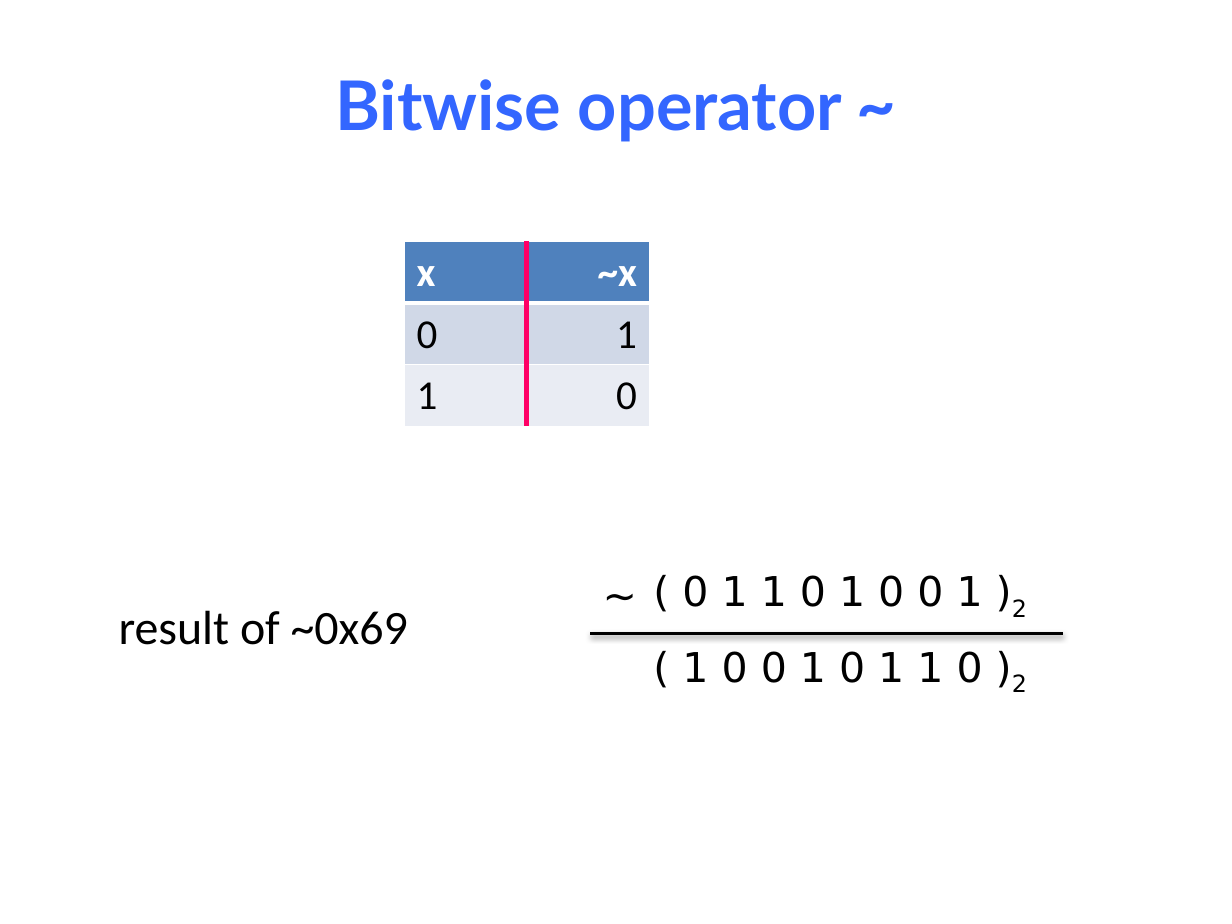
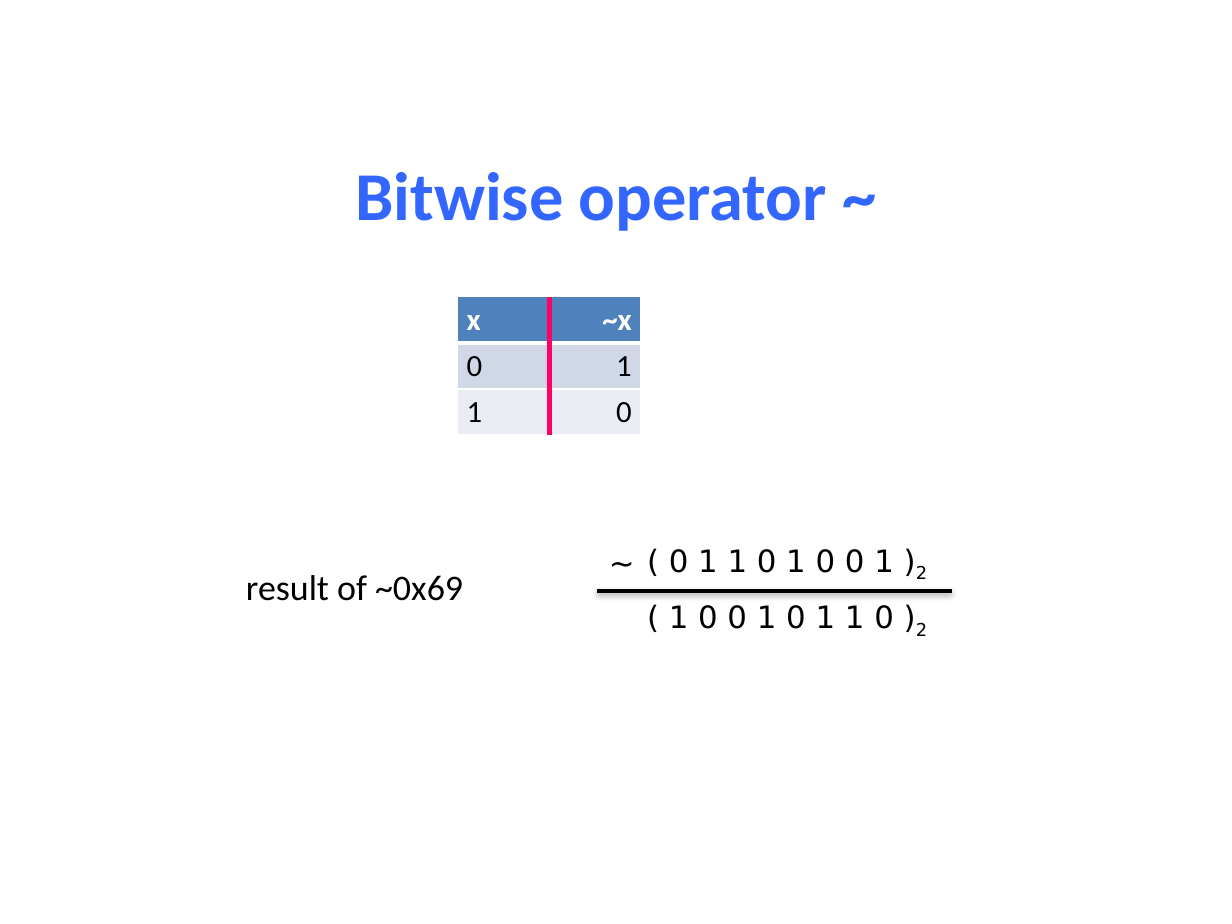
Before and after one commit to NYU-CSO/nyu-cso.github.io, a slide deck: slide 19 of notes/04-C_Basics.pptx (slide 24 before the commit). Drawn at 1232x924 pixels with LibreOffice and Linux fonts; fonts in the diff are those of the drawing. Boxes give left, top, right and bottom in pixels: in the first picture for what was removed or moved away, otherwise in the second. Text is boxed around its words. In the diff, an @@ line names an element or a change of style, - is before the commit and + after.

```diff
--- a/notes/04-C_Basics.pptx
+++ b/notes/04-C_Basics.pptx
@@ title "Bitwise operator ~": place and size @@
-title "Bitwise operator ~" at box(335, 79, 842, 142)
+title "Bitwise operator ~" at box(355, 172, 827, 231)
@@ title "Bitwise operator ~" at box(355, 172, 827, 231): font Lato to Calibri @@
@@ table at box(457, 297, 642, 435) @@
@@ size 24 to 18 pt @@
@@ table: place and size @@
-table at box(404, 241, 648, 426)
+table at box(457, 297, 642, 435)
@@ line moved from (527, 241) - (527, 426) to (549, 297) - (549, 435) @@
@@ size 24 to 18 pt in 3 elements at box(669, 549, 927, 579), box(669, 605, 927, 636), box(596, 538, 647, 588) @@
@@ text "~": place and size @@
-text "~" at box(590, 563, 649, 625)
+text "~" at box(596, 538, 647, 588)
@@ text "( 0 1 1 0 ...": place and size @@
-text "( 0 1 1 0 ..." at box(682, 575, 1027, 617)
+text "( 0 1 1 0 ..." at box(669, 549, 927, 579)
@@ text "result of ~0x69": place and size @@
-text "result of ~0x69" at box(119, 610, 408, 645)
+text "result of ~0x69" at box(246, 575, 463, 601)
@@ text "result of ~0x69" at box(246, 575, 463, 601): size 28 to 21 pt @@
@@ line moved from (590, 633) - (1063, 633) to (596, 591) - (951, 591) @@
@@ text "( 1 0 0 1 ...": place and size @@
-text "( 1 0 0 1 ..." at box(682, 651, 1027, 692)
+text "( 1 0 0 1 ..." at box(669, 605, 927, 636)
```
Also in this commit, not shown: 36 other slides changed, 7 slides added, 12 slides removed, 3 other files.
